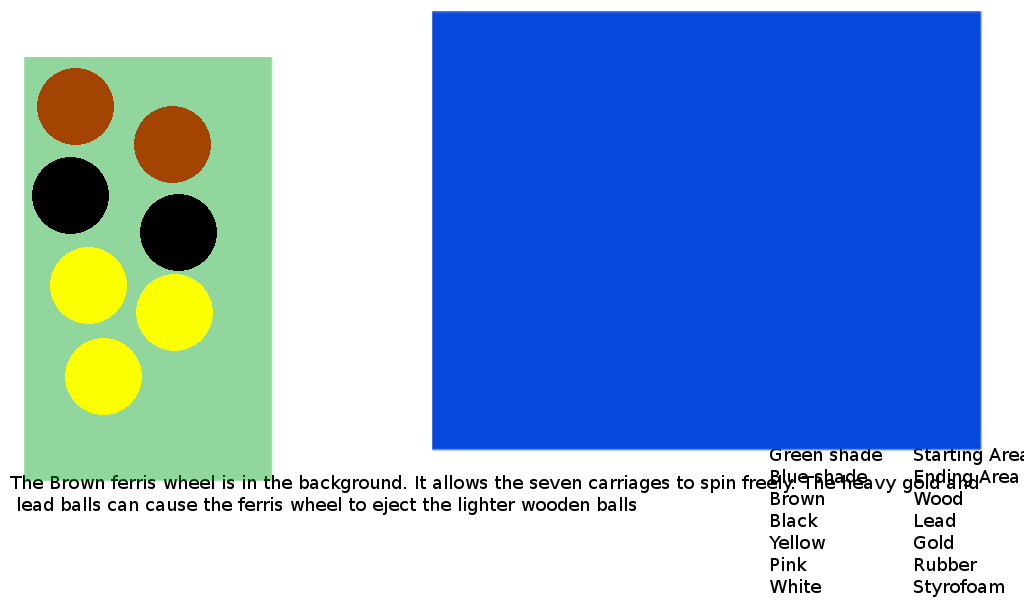
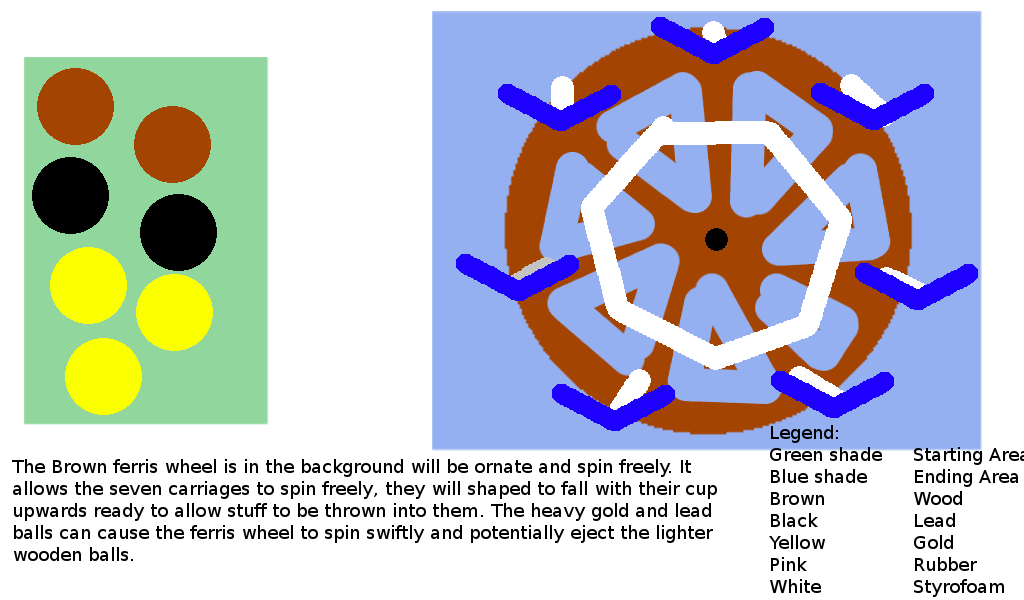
The second (1024, 600) image is a revision of the first. Changes to its layers:
removed layer "Transformation" over [432, 11, 982, 451]
painted on "Stuff" over [508, 21, 934, 426]
painted on "Landing Area" over [432, 11, 982, 451]
painted on "Starting area" over [24, 57, 274, 482]
added layer "The Brown ferris wheel is in t..." over [12, 459, 717, 561]
renamed "The Brown ferris wheel is in t..." to (unnamed layer), painted on it over [10, 475, 978, 515]
